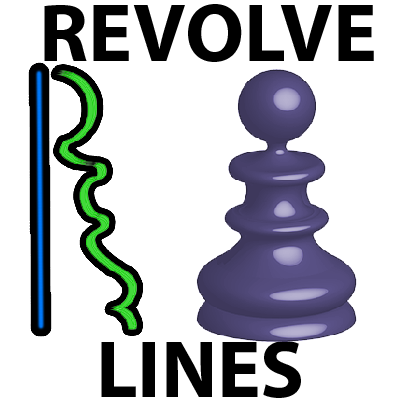
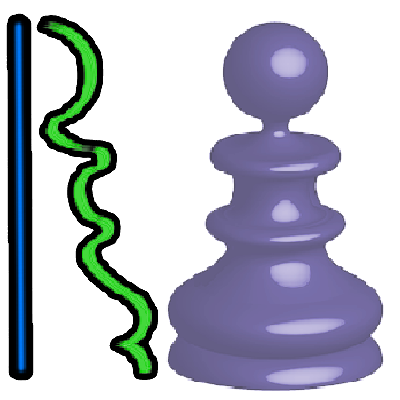
Revision of a layered w=400, h=400 image; what changed, layer by layer:
painted on "Layer 8" over <box>12,19,46,375</box>
painted on "Layer 6" over <box>42,21,152,374</box>
painted on "Layer 7" over <box>166,21,384,391</box>
hid "REVOLVE", painted on it over <box>26,4,374,62</box>
hid "LINES", painted on it over <box>101,341,371,398</box>
